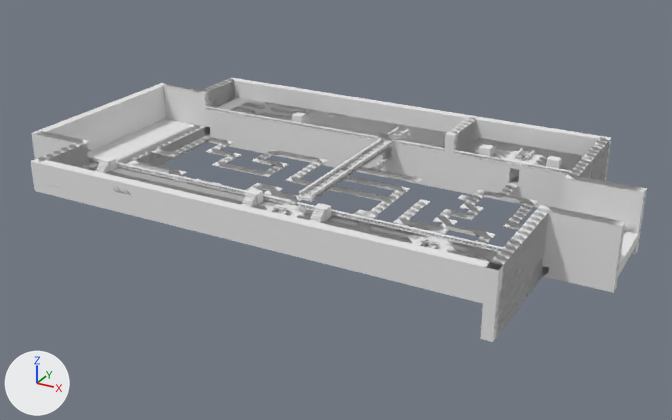
One commit to the OBJ model first-person-ascii-art-demo/Assets/Models/Environment/mazeview.obj: the scene before it, then after it.
One viewpoint serves both versions: a 50 mm camera at (17.0, -76.5, 35.9) aimed at (-23.4, -2.9, -0.9). The axes (+X, +Y, +Z) are drawn at lower left. The lights are the same throughout. Where no turn or scale is listed for an object, it has been applied to the vertices.

The first picture shows 'mazeview'.
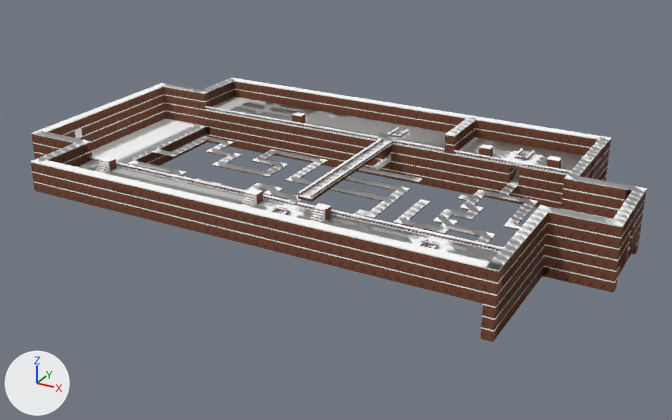
What changed in the scene script:
```text
Add img_stonedark_clone__png:
    img_stonedark_clone__png = load_image('stoneDark(Clone).png', 'Textures/stoneDark(Clone).png', 512, 512, 'sRGB')
Change mat_stonelight_clone:
    mat_stonelight_clone.base_color: (0.8, 0.8, 0.8) -> (1.0, 1.0, 1.0)  # white #e7e7e7 -> white #ffffff
Change mat_stonedark_clone:
    remove mat_stonedark_clone.base_color = (0.8, 0.8, 0.8)  # white #e7e7e7
    add mat_stonedark_clone.texture = img_stonedark_clone__png
Change me_mazeview:
    used by ob_mazeview; location = (0.0, 0.0, 0.0)
    remove me_mazeview.from_pydata(...)  # 22797 vertices, 65340 faces; spans x -53.5..4.5, y -18.5..14.5, z -1.0..5.0
    add me_mazeview.from_pydata(...)  # 22893 vertices, 65860 faces; spans x -53.5..4.5, y -18.5..14.5, z -1.0..5.0
    me_mazeview part 1: 96 vertices added at x 3.5..4.5, y -4.5..0.5, z 1.9..5.0
    me_mazeview part 2: 135 kept faces spanning x -2.5..4.5, y -6.5..2.5, z -1.0..5.0 get new texture (UV) coordinates
    me_mazeview part 3: 20 faces spanning x -53.5..-46.5, y -8.5..-6.5, z 0.0..3.9 switch from mat_stonedark_clone (white #e7e7e7) to mat_stonelight_clone (white #ffffff)
```

What differs and where, as boxes [x1, y1, x2, y2] in the pictures (672 x 420 px):
'mazeview', recoloured, surface changed, reshaped (grey to brown): [31, 78, 647, 342] in both
part 1 of me_mazeview, added: after [613, 190, 644, 261]
part 2 of me_mazeview, surface changed: [610, 186, 647, 271] in both
part 3 of me_mazeview, recoloured: [75, 129, 82, 138] in both
